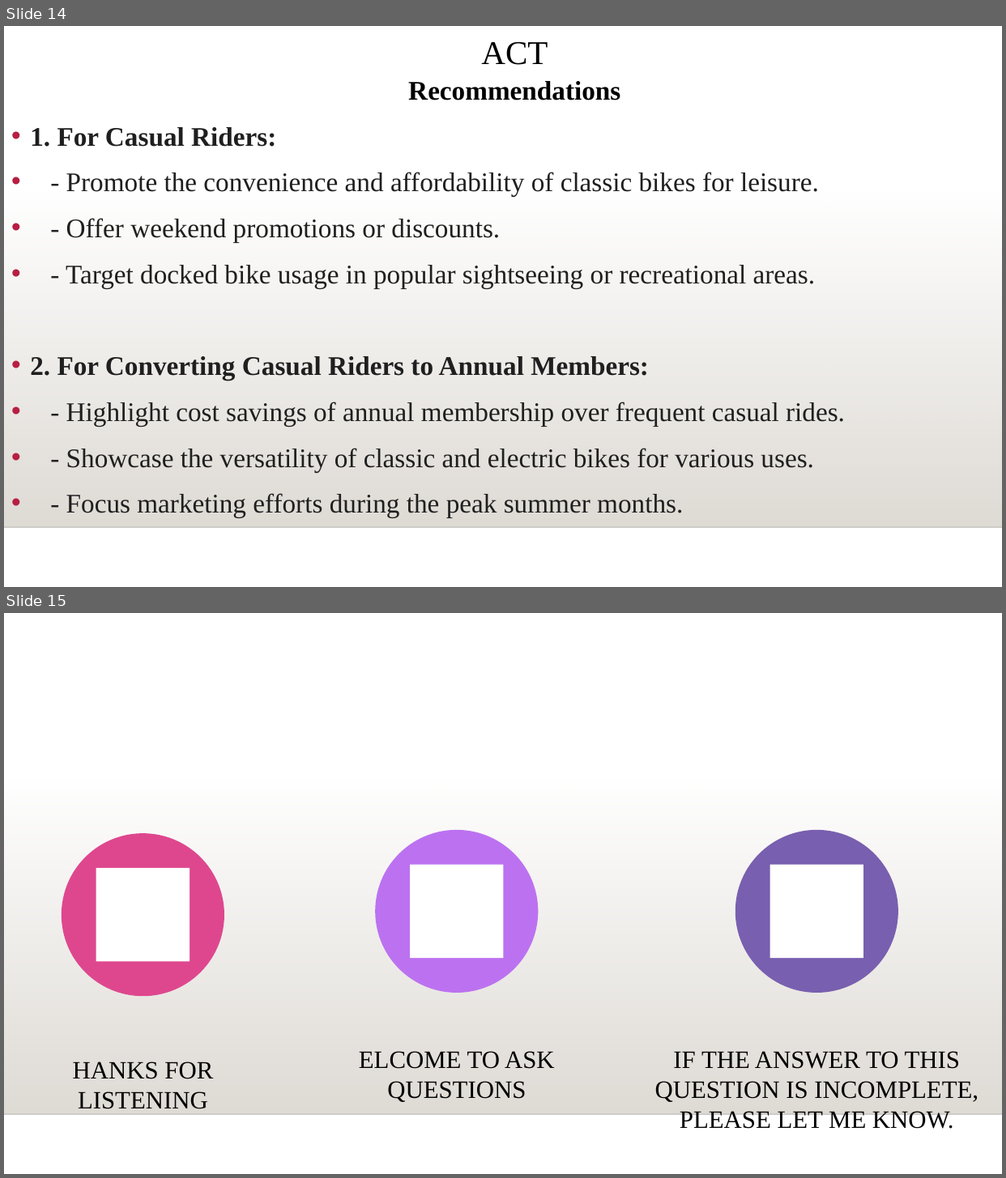
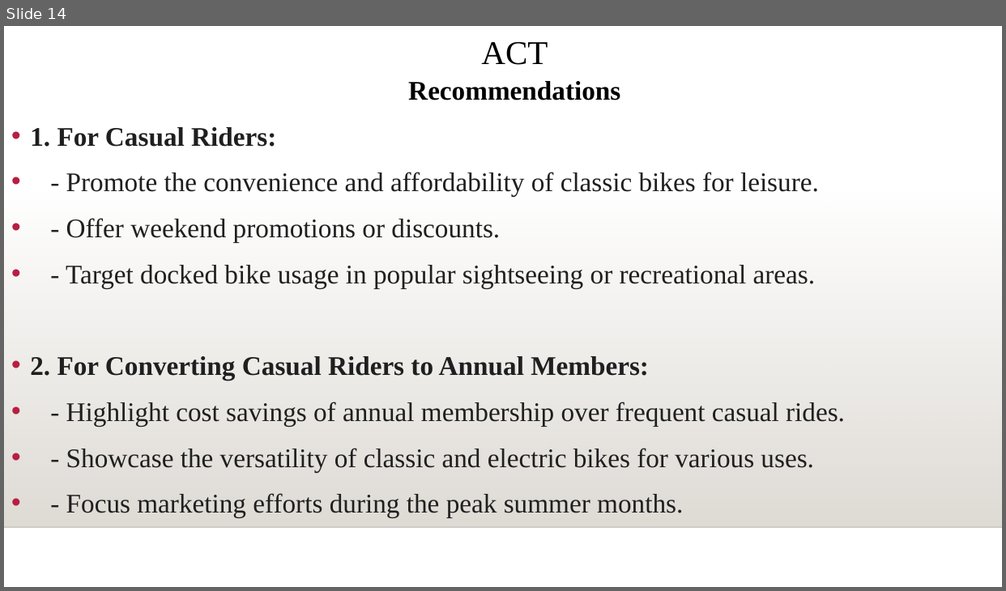
Before and after one commit to y4611676/Unanimous-Project, a slide deck: Analyze_project/Bike_Share/How_Does_a_Bike_Share_Navigate_Speedy_Success.pptx. Shown one above the other, each under a label of ours: slides 14 and 15 before the commit, slide 14 after it. The pictures are 1006x1178 and 1006x591 pixels, drawn with LibreOffice and Linux fonts; fonts in the diff are those of the drawing; background and template pictures are left out. Boxes give left, top, right and bottom in pixels: in the first picture for what was removed or moved away, otherwise in the second. Text is boxed around its words. In the diff, an @@ line names an element or a change of style, - is before the commit and + after.

```diff
--- a/Analyze_project/Bike_Share/How_Does_a_Bike_Share_Navigate_Speedy_Success.pptx
+++ b/Analyze_project/Bike_Share/How_Does_a_Bike_Share_Navigate_Speedy_Success.pptx
@@ slide 15 removed at (4, 613, 1002, 1174), background #FFFFFF; not listed: 2 template elements that a slide beside it also shows @@
@@ group removed at (62, 830, 978, 1129): 3 ellipses, 3 rectangles, 3 texts @@
-HANKS FOR LISTENING
-ELCOME TO ASK QUESTIONS
-IF THE ANSWER TO THIS QUESTION IS INCOMPLETE, PLEASE LET ME KNOW.
```
Also in this commit, not shown: 1 slide added, 1 other file.
